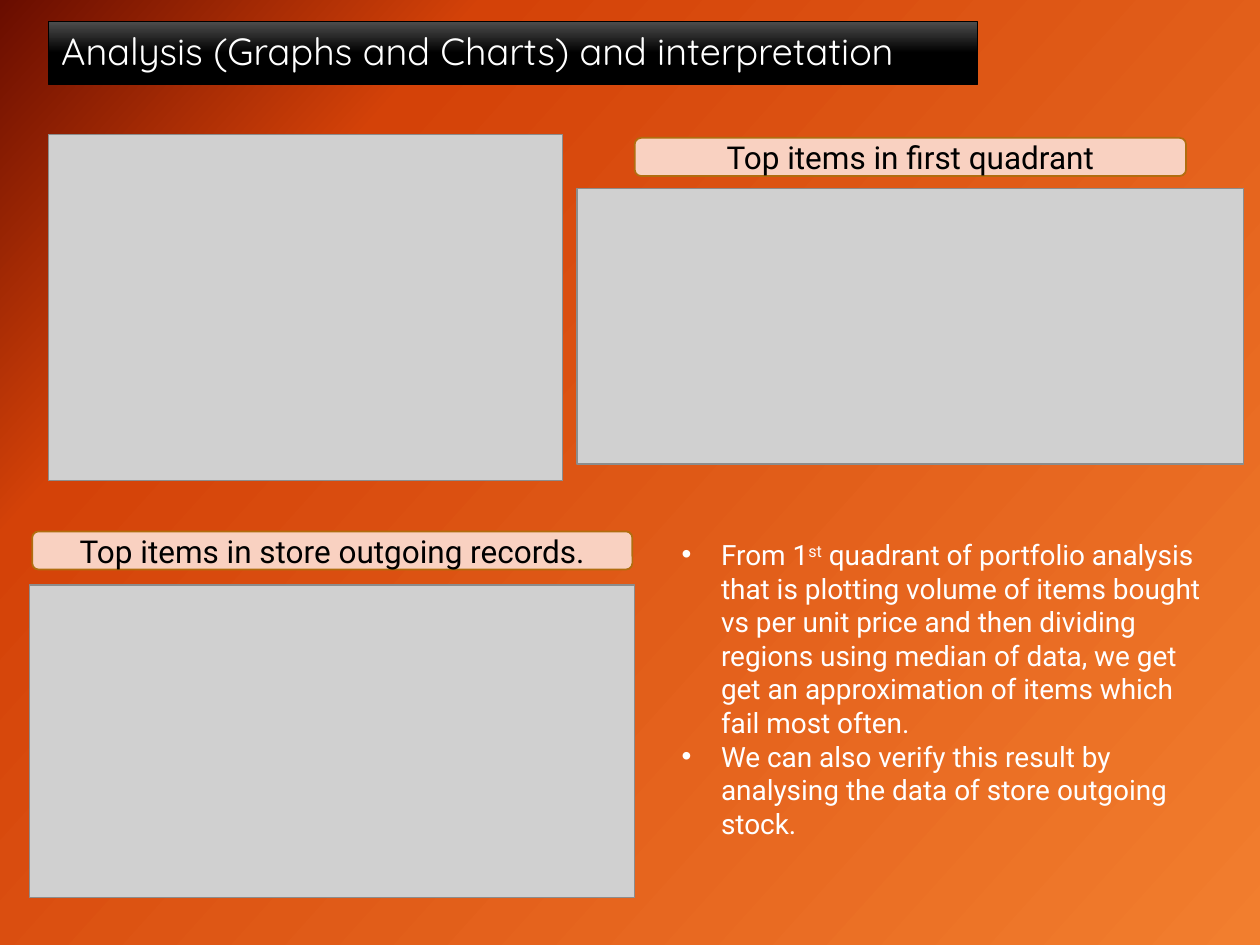
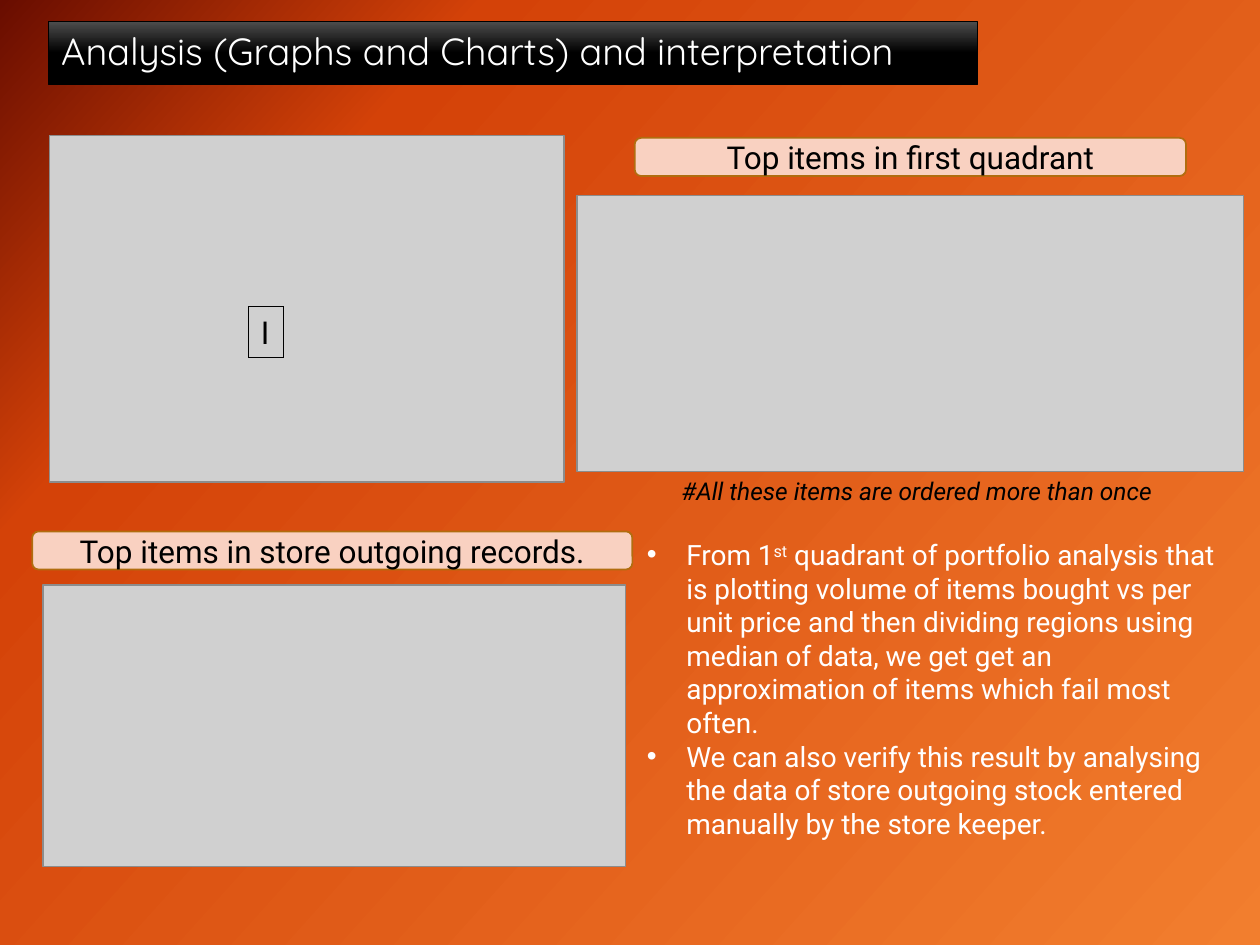
Before and after one commit to hem436/506761, a slide deck: slide 3 of MY CAPSTONE PROJECT-.pptx. Drawn at 1260x945 pixels with LibreOffice and Linux fonts; fonts in the diff are those of the drawing; grey boxes stand for pictures. Boxes give left, top, right and bottom in pixels: in the first picture for what was removed or moved away, otherwise in the second. Text is boxed around its words. In the diff, an @@ line names an element or a change of style, - is before the commit and + after.

```diff
--- a/MY CAPSTONE PROJECT-.pptx
+++ b/MY CAPSTONE PROJECT-.pptx
@@ picture: place and size @@
-picture at (577,188,1244,464)
+picture at (577,195,1244,471)
@@ rectangle added at (248,306,284,357), outline #000000 0.75 pt, 18 pt, text #000000 @@
+I
@@ text added at (682,481,1152,501), 14 pt, text #000000, italic @@
+#All these items are ordered more than once
@@ text "From 1st quadrant of portfolio ...": place and size @@
-text "From 1st quadrant of portfolio ..." at (721,543,1200,835)
+text "From 1st quadrant of portfolio ..." at (686,543,1215,840)
@@ picture: place and size @@
-picture at (30,585,635,897)
+picture at (43,585,625,867)
@@ text at (686,745,1201,840): text changed @@
-• We can also verify this result by analysing the data of store outgoing stock.
+• We can also verify this result by analysing the data of store outgoing stock entered manually by the store keeper.
```
Also in this commit, not shown: 3 other slides changed, 2 other files.
